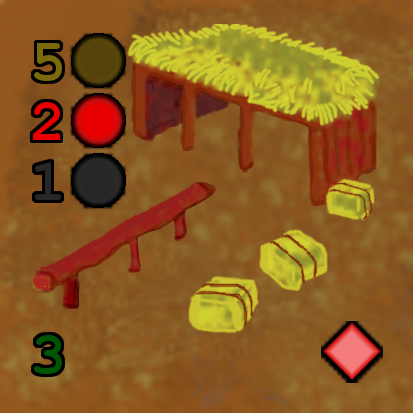
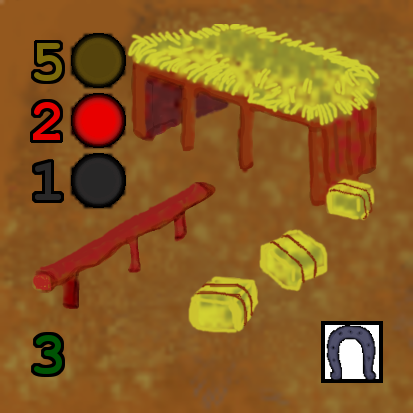
Before/after of a (413, 413) layered artwork. What changed in the layer stack:
added layer "Icono T4 Caballero.png" above "1" over [321,321,383,383]
